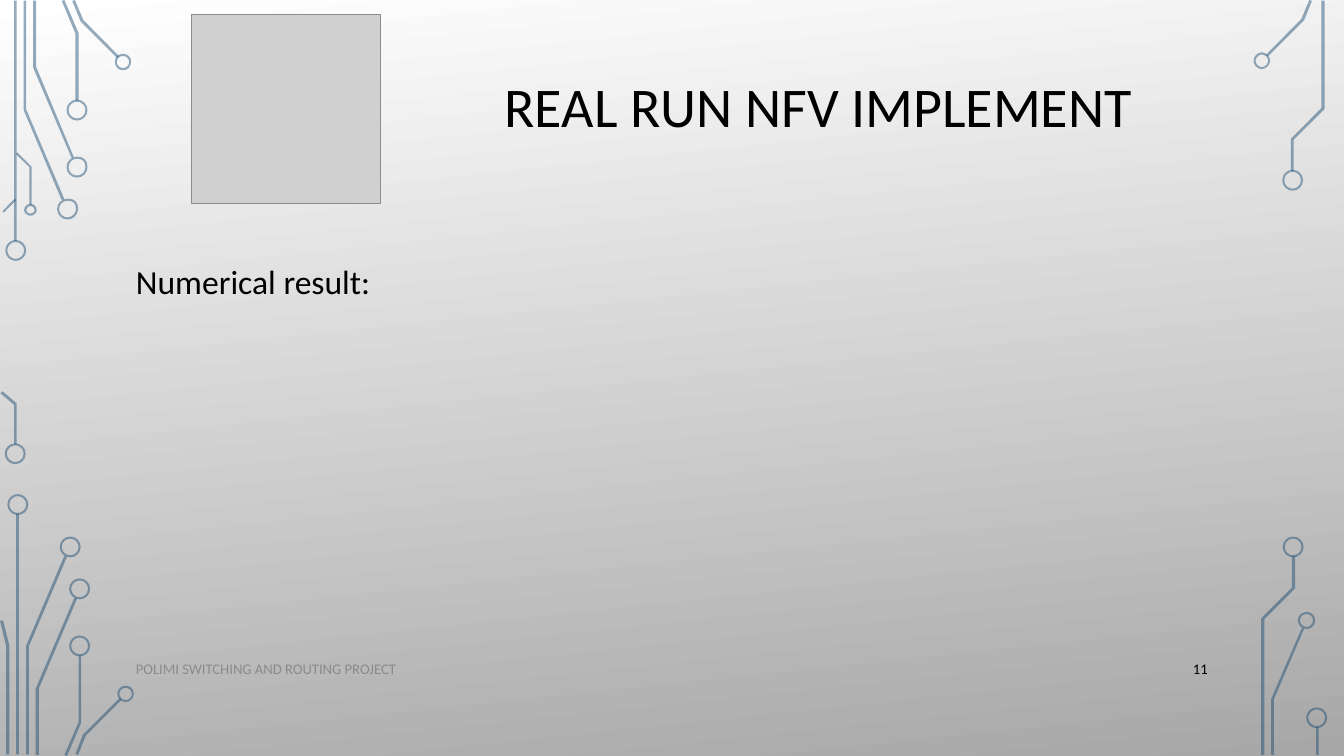
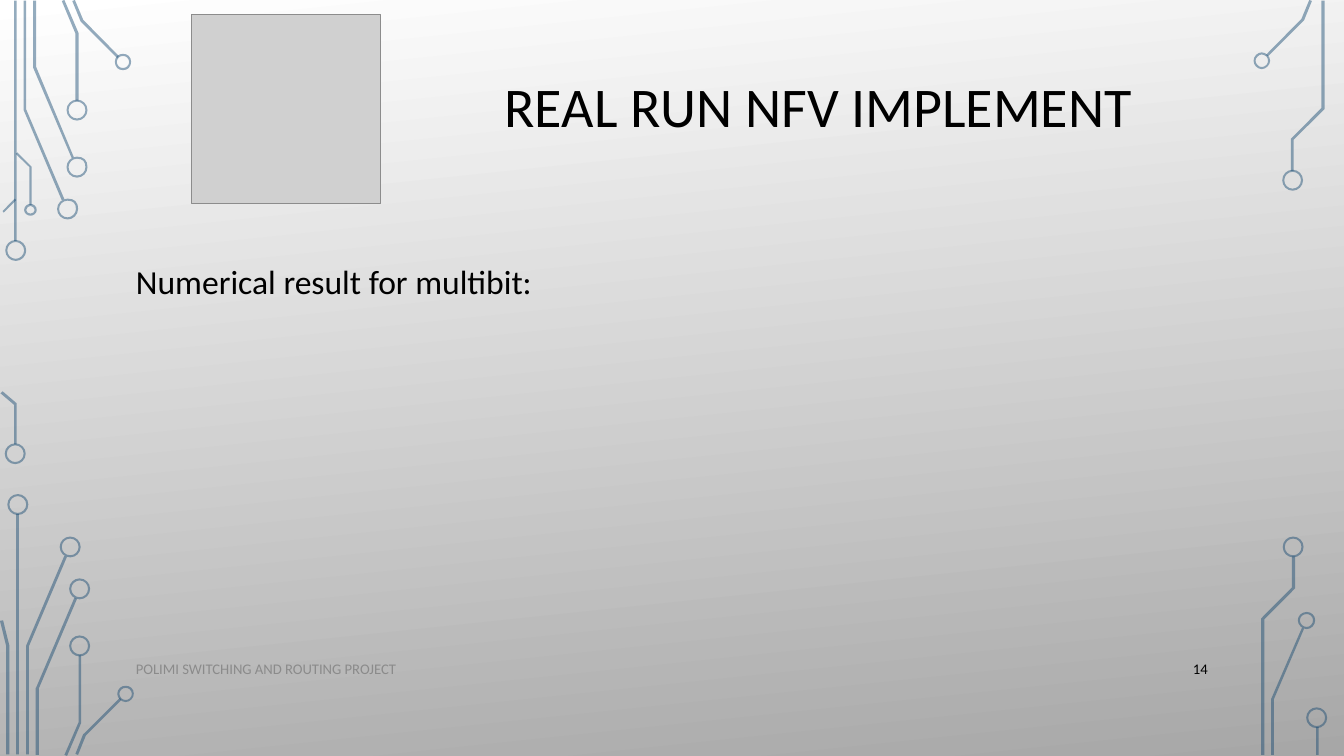
Before and after one commit to ataeiamirhosein/NetFuncVirt, a slide deck: slide 14 of present/Ip_lookup_algorithms.pptx (slide 11 before the commit). Drawn at 1344x756 pixels with LibreOffice and Linux fonts; fonts in the diff are those of the drawing; grey boxes stand for pictures; background and template pictures are left out. Boxes give left, top, right and bottom in pixels: in the first picture for what was removed or moved away, otherwise in the second. Text is boxed around its words. In the diff, an @@ line names an element or a change of style, - is before the commit and + after.

```diff
--- a/present/Ip_lookup_algorithms.pptx
+++ b/present/Ip_lookup_algorithms.pptx
@@ text at bbox=[136, 270, 531, 295]: text changed @@
-Numerical result:
+Numerical result for multibit:
@@ page number at bbox=[1193, 664, 1208, 674]: text changed @@
-11
+14
```
Also in this commit, not shown: 11 other slides changed, 3 slides added.
